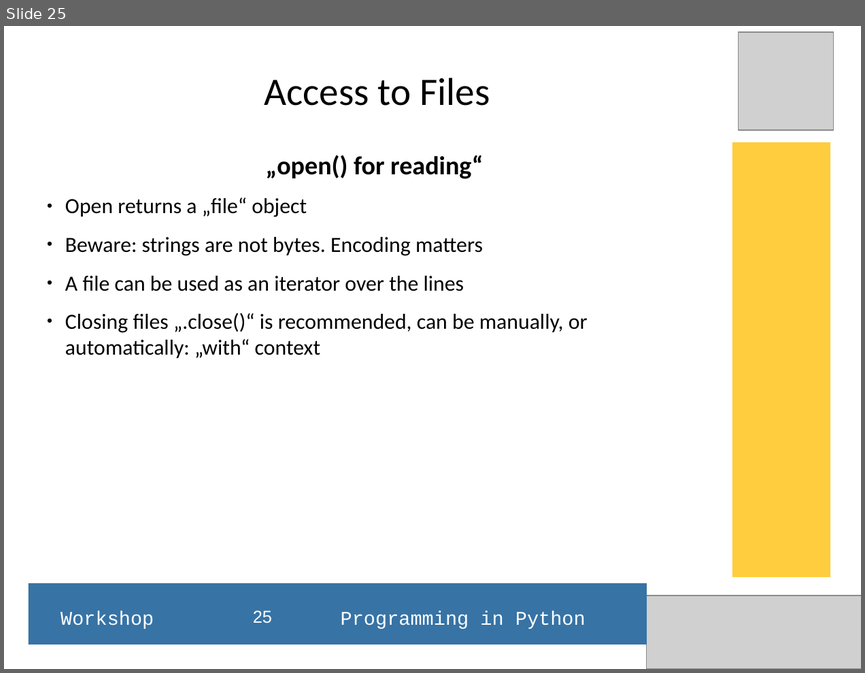
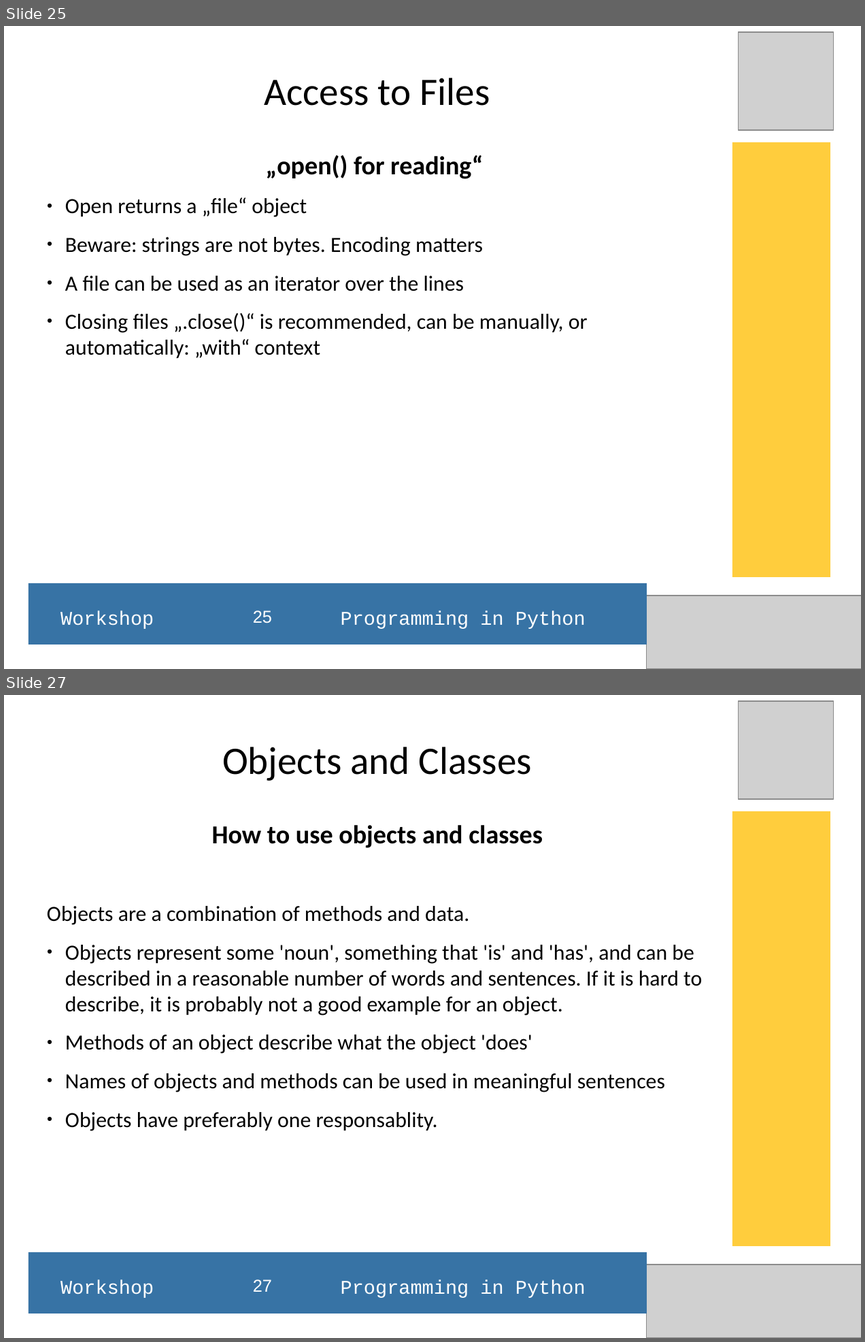
Before and after one commit to hans-boden/pyws-fablab-lisbon, a slide deck: resources/python_ws_2016Q1.odp. Shown one above the other, each under a label of ours: slide 25 before the commit, slides 25 and 27 after it; the slides between them are not shown. The pictures are 865x673 and 865x1342 pixels, drawn with LibreOffice and Linux fonts; fonts in the diff are those of the drawing; grey boxes stand for pictures. Boxes give left, top, right and bottom in pixels: in the first picture for what was removed or moved away, otherwise in the second. Text is boxed around its words. In the diff, an @@ line names an element or a change of style, - is before the commit and + after.

```diff
--- a/resources/python_ws_2016Q1.odp
+++ b/resources/python_ws_2016Q1.odp
@@ slide 27 added at box(4, 695, 861, 1338), background #FFFFFF @@
@@ picture added at box(738, 701, 834, 799) @@
@@ title added at box(222, 747, 532, 781), 36 pt, text #000000 @@
+Objects and Classes
@@ rectangle added at box(732, 812, 830, 1246), fill #FFCD3D @@
@@ subtitle added at box(47, 825, 702, 1131), 20 pt, text #000000 @@
+How to use objects and classes
+Objects are a combination of methods and data.
+● Objects represent some 'noun', something that 'is' and 'has', and can be described in a reasonable number of words and sentences. If it is hard to describe, it is probably not a good example for an object.
+● Methods of an object describe what the object 'does'
+● Names of objects and methods can be used in meaningful sentences
+● Objects have preferably one responsablity.
@@ rectangle added at box(28, 1253, 646, 1314), fill #3773A5 @@
@@ picture added at box(647, 1264, 861, 1337) @@
@@ text added at box(60, 1279, 585, 1297), 18 pt, text #FFFFFF @@
+Workshop Programming in Python
@@ page number added at box(253, 1279, 272, 1291), 16 pt, text #FFFFFF @@
+27
```
Also in this commit, not shown: 2 slides changed, 6 other slides added, 1 slide removed, 9 other files.
